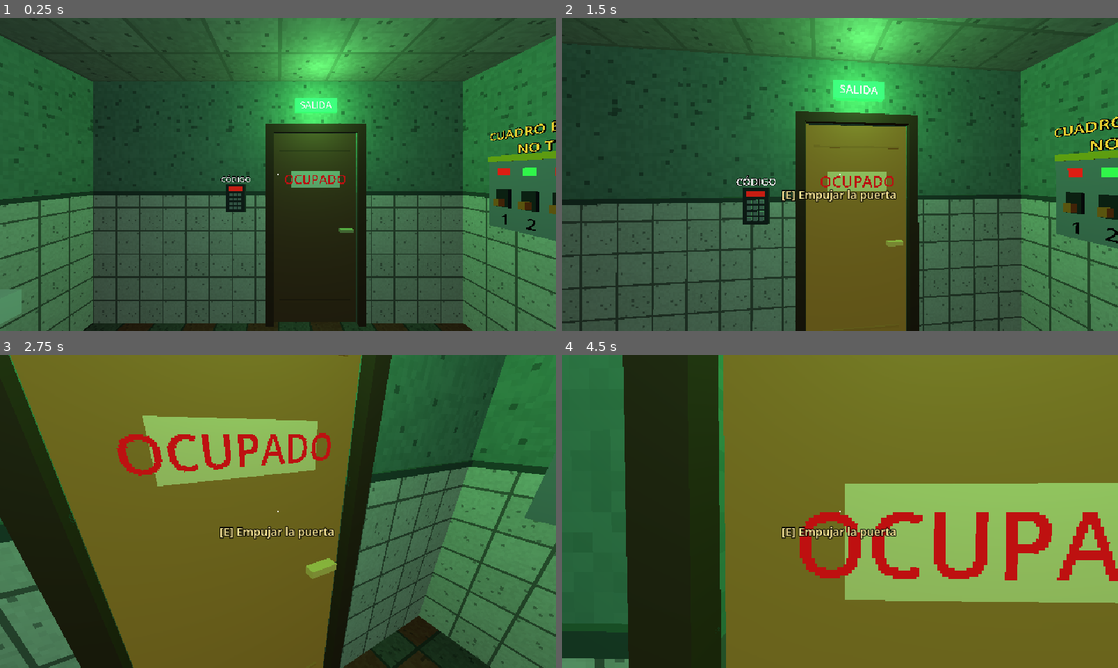
Above: before the commit, frames 1-4 (two rows, left to right).
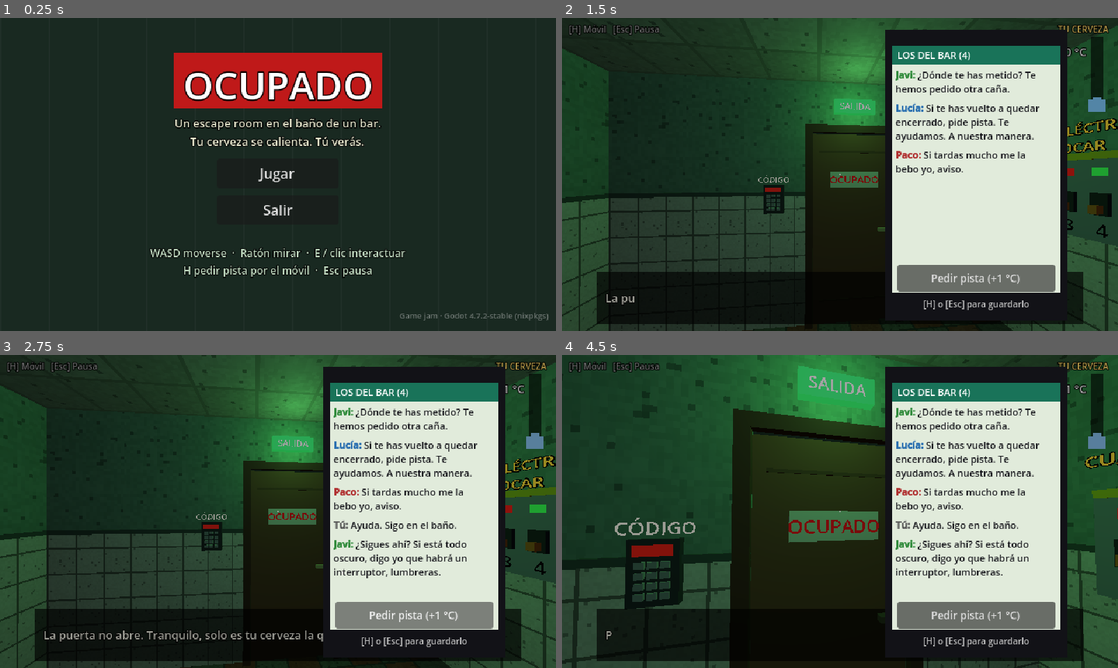
Above: after the commit, the same moments.

Repository: weleloable/ocupado
Game: Godot game, scene res://scenes/main.tscn
Two runs of this game, one before a commit and one after it. Both use one fixed random seed, a clock stepped at 60 frames per second and the inputs below.
Inputs (mouse positions are in pixels of both pictures, inside the frame that each line leads up to):
- Up to frame 1 (0.25 s): no input
- Up to frame 2 (1.5 s): click (840, 174) at 0.5 s, where only the run after the commit has a clickable "Jugar"; tap Enter at 1.25 s; move the mouse to (867, 174) at 1.27 s; hold W (move_forward) from 1.28 s (still down); hold H (hint) from 1.28 s (still down); click (867, 174) at 1.42 s
- Up to frame 3 (2.75 s): tap E (interact) at 1.55 s; release W (move_forward) at 2 s; release H (hint) at 2 s; click (417, 614) at 2 s, where only the run after the commit has a clickable "Pedir pista (+1 °C)"
- Up to frame 4 (4.5 s): move the mouse to (812, 511) at 2.77 s; hold W (move_forward) from 2.78 s (still down); tap E (interact) at 2.85, 3.8, 4.35 s; click (812, 511) at 2.92 s; tap H (hint) at 3.05 s; move the mouse to (851, 505) at 3.52 s; hold H (hint) 3.53-4.28 s; click (851, 505) at 3.67 s; tap Space at 4.25 s; move the mouse to (834, 517) at 4.27 s; click (834, 517) at 4.42 s

The runs differ from the first frame. In frame 1, 80% of the frame differs, in the area x 0-100%, y 0-100%; in frame 2, 88%; in frame 3, 93%; in frame 4, 92%.

Commit message:
Fase 3: narrador, termometro, movil con pistas, menu, pausa y victoria
Co-Authored-By: Claude Opus 5.5 <noreply@anthropic.com>

Diff:
--- a/scripts/debug/autotest.gd
+++ b/scripts/debug/autotest.gd
@@ -48,6 +48,22 @@
 	_check(GameState.mirror_done, "mirror revealed")
 	room.hot_tap.interact()
 
+	# Phone hint costs exactly 1 °C.
+	var before := GameState.get_temperature()
+	game._unhandled_input(_action_event("hint"))
+	_check(game.state == Game.UiState.PHONE and game.phone.visible, "phone opened with H")
+	game.phone.request_hint()
+	_check(GameState.hints_used == 1, "hint counted")
+	_check(GameState.get_temperature() - before > 0.99, "hint adds 1 C")
+	game._unhandled_input(_action_event("pause"))
+	_check(game.state == Game.UiState.PLAYING and not game.phone.visible, "phone closed with Esc")
+
+	# Pause and resume.
+	game._unhandled_input(_action_event("pause"))
+	_check(get_tree().paused and game.pause_menu.visible, "paused")
+	game._unhandled_input(_action_event("pause"))
+	_check(not get_tree().paused, "resumed")
+
 	# Puzzle 4: keypad, wrong code then right one.
 	room.keypad.interact()
 	_check(game.state == Game.UiState.KEYPAD, "keypad UI opened")
@@ -64,6 +80,11 @@
 	room.door.interact()
 	await _wait(2.5)
 	_check(GameState.won, "game won")
+	var has_victory := false
+	for c in game.get_children():
+		if c is VictoryScreen:
+			has_victory = true
+	_check(has_victory, "victory screen shown")
 	print("Temperatura final: %.1f, pistas: %d" % [GameState.final_temp, GameState.hints_used])
 
 	# Hints never fail, for every puzzle state.
@@ -76,6 +97,13 @@
 	get_tree().quit(0 if _ok else 1)
 
 
+func _action_event(action: String) -> InputEventAction:
+	var ev := InputEventAction.new()
+	ev.action = action
+	ev.pressed = true
+	return ev
+
+
 func _wait(seconds: float) -> void:
 	await get_tree().create_timer(seconds).timeout
 
--- a/scripts/debug/screenshots.gd
+++ b/scripts/debug/screenshots.gd
@@ -40,4 +40,38 @@
 		var path := out_dir.path_join("%s.png" % pose[3])
 		img.save_png(path)
 		print("saved ", path)
+	if "--ui" in OS.get_cmdline_user_args():
+		await _ui_shots()
 	get_tree().quit()
+
+
+func _snap(shot_name: String) -> void:
+	await get_tree().create_timer(0.4).timeout
+	await RenderingServer.frame_post_draw
+	get_viewport().get_texture().get_image().save_png(out_dir.path_join(shot_name + ".png"))
+	print("saved ", shot_name)
+
+
+func _ui_shots() -> void:
+	game.player.global_position = Vector3(0, 0.05, 0.7)
+	game.player.rotation.y = 0.0
+	game.player.camera.rotation.x = 0.0
+	GameState.controls_locked = false
+	GameState.say_text("Texto de prueba del narrador, bastante largo para ver si cabe en dos líneas sin salirse de la caja.")
+	await get_tree().create_timer(3.0).timeout
+	await _snap("ui_hud")
+	var ev := InputEventAction.new()
+	ev.action = "hint"
+	ev.pressed = true
+	game._unhandled_input(ev)
+	game.phone.request_hint()
+	game.phone.request_hint()
+	await _snap("ui_phone")
+	game.phone.close()
+	GameState.keypad_ui_requested.emit()
+	game.keypad_ui.type_code("33")
+	await _snap("ui_keypad")
+	game.keypad_ui.close()
+	GameState.win()
+	await get_tree().create_timer(1.0).timeout
+	await _snap("ui_victory")
--- a/scripts/game.gd
+++ b/scripts/game.gd
@@ -12,6 +12,8 @@
 var player: Player
 var hud: Hud
 var keypad_ui: KeypadUi
+var phone: Phone
+var pause_menu: PauseMenu
 
 
 func _ready() -> void:
@@ -37,15 +39,28 @@
 	add_child(keypad_ui)
 	keypad_ui.closed.connect(_on_overlay_closed)
 
+	phone = Phone.new()
+	phone.process_mode = Node.PROCESS_MODE_PAUSABLE
+	add_child(phone)
+	phone.closed.connect(_on_overlay_closed)
+
+	pause_menu = PauseMenu.new()
+	add_child(pause_menu)
+	pause_menu.resume_pressed.connect(_set_state.bind(UiState.PLAYING))
+	pause_menu.restart_pressed.connect(restart_requested.emit)
+	pause_menu.quit_pressed.connect(menu_requested.emit)
+
 	GameState.keypad_ui_requested.connect(_open_keypad)
 	GameState.game_won.connect(_on_won)
 	_set_state(UiState.PLAYING)
 
-	await get_tree().create_timer(0.8).timeout
-	GameState.say("start")
-	await get_tree().create_timer(9.0).timeout
-	if not GameState.lights_on:
-		GameState.say("start_hint")
+	var intro := create_tween()
+	intro.tween_interval(0.8)
+	intro.tween_callback(GameState.say.bind("start"))
+	intro.tween_interval(9.0)
+	intro.tween_callback(func() -> void:
+		if not GameState.lights_on:
+			GameState.say("start_hint"))
 
 
 func _exit_tree() -> void:
@@ -55,6 +70,7 @@
 func _set_state(new_state: UiState) -> void:
 	state = new_state
 	get_tree().paused = state == UiState.PAUSED
+	pause_menu.visible = state == UiState.PAUSED
 	GameState.controls_locked = state != UiState.PLAYING
 	if state == UiState.PLAYING:
 		Input.mouse_mode = Input.MOUSE_MODE_CAPTURED
@@ -71,6 +87,16 @@
 				_set_state(UiState.PLAYING)
 			UiState.KEYPAD:
 				keypad_ui.close()
+			UiState.PHONE:
+				phone.close()
+		get_viewport().set_input_as_handled()
+		return
+	if event.is_action_pressed("hint"):
+		if state == UiState.PLAYING:
+			phone.open()
+			_set_state(UiState.PHONE)
+		elif state == UiState.PHONE:
+			phone.close()
 		get_viewport().set_input_as_handled()
 		return
 	if state != UiState.PLAYING:
@@ -104,5 +130,11 @@
 
 
 func _on_won() -> void:
+	keypad_ui.close()
+	phone.close()
 	_set_state(UiState.WON)
 	print("VICTORIA: tiempo %s, cerveza %.1f C" % [GameState.format_time(GameState.final_time), GameState.final_temp])
+	var victory := VictoryScreen.new()
+	add_child(victory)
+	victory.replay_pressed.connect(restart_requested.emit)
+	victory.menu_pressed.connect(menu_requested.emit)
--- a/scripts/main.gd
+++ b/scripts/main.gd
@@ -1,10 +1,12 @@
 extends Node
 ## Entry point: shows the main menu or starts a game directly.
+## Debug args (after `--`): --autotest, --shots=<dir> [--lights] [--solve=1234]
 
 const Screenshots := preload("res://scripts/debug/screenshots.gd")
 const Autotest := preload("res://scripts/debug/autotest.gd")
 
 var game: Game
+var menu: MainMenu
 
 
 func _ready() -> void:
@@ -18,7 +20,12 @@
 			lights = true
 		elif arg == "--autotest":
 			autotest = true
-	_start_game()
+
+	if autotest or not shots_dir.is_empty() or GameState.skip_menu:
+		_start_game()
+	else:
+		_show_menu()
+
 	if autotest:
 		var test := Autotest.new()
 		test.game = game
@@ -33,6 +40,28 @@
 		add_child(shots)
 
 
+func _show_menu() -> void:
+	GameState.reset()
+	Input.mouse_mode = Input.MOUSE_MODE_VISIBLE
+	menu = MainMenu.new()
+	add_child(menu)
+	menu.play_pressed.connect(_on_play)
+
+
+func _on_play() -> void:
+	menu.queue_free()
+	menu = null
+	_start_game()
+
+
 func _start_game() -> void:
 	game = Game.new()
 	add_child(game)
+	game.restart_requested.connect(_reload.bind(true))
+	game.menu_requested.connect(_reload.bind(false))
+
+
+func _reload(skip_menu: bool) -> void:
+	GameState.skip_menu = skip_menu
+	get_tree().paused = false
+	get_tree().reload_current_scene.call_deferred()
--- a/scripts/puzzles/door.gd
+++ b/scripts/puzzles/door.gd
@@ -21,7 +21,7 @@
 	_sign_pivot.position = Vector3(0.45, 1.55, 0.04)
 	add_child(_sign_pivot)
 	track_mesh(Build.box(_sign_pivot, Vector3(0.52, 0.17, 0.012), Vector3.ZERO, Build.mat(Color(0.92, 0.9, 0.84))))
-	Build.label(_sign_pivot, "OCUPADO", Vector3(0, 0, 0.008), 0.0, 32, Color(0.75, 0.08, 0.08), 0.0042)
+	Build.label(_sign_pivot, "OCUPADO", Vector3(0, 0, 0.008), 0.0, 26, Color(0.75, 0.08, 0.08), 0.0042)
 	Build.label(_sign_pivot, "TIRAR", Vector3(0, 0, -0.008), PI, 34, Color(0.1, 0.3, 0.75), 0.0045)
 	GameState.keypad_solved.connect(_on_keypad_solved)
 
@@ -50,15 +50,15 @@
 	var t := create_tween()
 	t.tween_property(get_parent(), "rotation:y", deg_to_rad(-105.0), 1.3) \
 			.set_trans(Tween.TRANS_SINE).set_ease(Tween.EASE_OUT)
-	await get_tree().create_timer(1.6).timeout
-	Sfx.play("fanfare")
-	GameState.win()
+	t.tween_interval(0.3)
+	t.tween_callback(Sfx.play.bind("fanfare", 0.0, 1.0))
+	t.tween_callback(GameState.win)
 
 
 func _on_keypad_solved() -> void:
 	prompt_text = "Tirar de la puerta"
-	await get_tree().create_timer(2.5).timeout
-	Sfx.play("click")
 	var t := create_tween()
+	t.tween_interval(2.5)
+	t.tween_callback(Sfx.play.bind("click", 0.0, 1.0))
+	t.tween_callback(GameState.say.bind("sign_flip"))
 	t.tween_property(_sign_pivot, "rotation:y", PI, 0.7).set_trans(Tween.TRANS_BACK).set_ease(Tween.EASE_OUT)
-	GameState.say("sign_flip")
--- a/scripts/puzzles/hand_dryer.gd
+++ b/scripts/puzzles/hand_dryer.gd
@@ -27,10 +27,10 @@
 	_busy = true
 	Sfx.play("dryer")
 	var base := position
-	var t := create_tween().set_loops(12)
-	t.tween_property(self, "position", base + Vector3(0.004, 0, 0), 0.05)
-	t.tween_property(self, "position", base, 0.05)
+	var t := create_tween()
+	for _i in 12:
+		t.tween_property(self, "position", base + Vector3(0.004, 0, 0), 0.05)
+		t.tween_property(self, "position", base, 0.05)
+	t.tween_interval(RUN_TIME - 1.2)
+	t.tween_callback(func() -> void: _busy = false)
 	GameState.ritual_action("dryer", "dryer_idle")
-	await get_tree().create_timer(RUN_TIME).timeout
-	position = base
-	_busy = false
--- a/scripts/puzzles/keypad.gd
+++ b/scripts/puzzles/keypad.gd
@@ -14,7 +14,7 @@
 	for r in 4:
 		for c in 3:
 			add_mesh_box(Vector3(0.036, 0.03, 0.012), Vector3((c - 1) * 0.048, 0.035 - r * 0.046, 0.046), key_mat)
-	Build.label(self, "CÓDIGO", Vector3(0, 0.2, 0.02), 0.0, 20, Color(0.9, 0.9, 0.9), 0.004, 4)
+	Build.label(self, "CÓDIGO", Vector3(0, 0.2, 0.02), 0.0, 32, Color(0.95, 0.95, 0.9), 0.0025, 0)
 	add_shape(Vector3(0.26, 0.36, 0.1), Vector3(0, 0, 0.04))
 	GameState.keypad_solved.connect(_on_solved)
 
--- a/scripts/puzzles/toilet_chain.gd
+++ b/scripts/puzzles/toilet_chain.gd
@@ -30,6 +30,6 @@
 	var t := create_tween()
 	t.tween_property(_chain_root, "position:y", -0.1, 0.12)
 	t.tween_property(_chain_root, "position:y", 0.0, 0.3)
+	t.tween_interval(FLUSH_TIME - 0.42)
+	t.tween_callback(func() -> void: _busy = false)
 	GameState.ritual_action("chain", "flush_idle")
-	await get_tree().create_timer(FLUSH_TIME).timeout
-	_busy = false
--- a/scripts/ui/hud.gd
+++ b/scripts/ui/hud.gd
@@ -1,9 +1,16 @@
 class_name Hud
 extends CanvasLayer
-## Crosshair and interaction prompt.
+## Crosshair, interaction prompt, beer thermometer and narrator.
+
+const THERMO_H := 70.0
+const T_MIN := 4.0
+const T_MAX := 24.0
 
 var player: Player
 var prompt_label: Label
+var _temp_label: Label
+var _temp_fill: ColorRect
+var _bulb: ColorRect
 
 
 func _ready() -> void:
@@ -13,6 +20,20 @@
 	prompt_label = UiUtil.label(root, "", Vector2(120, 194), Vector2(400, 20), 13,
 			Color(1.0, 0.92, 0.6), HORIZONTAL_ALIGNMENT_CENTER)
 
+	# Beer thermometer (top right).
+	UiUtil.label(root, "TU CERVEZA", Vector2(530, 6), Vector2(100, 14), 10,
+			Color(1.0, 0.85, 0.4), HORIZONTAL_ALIGNMENT_RIGHT)
+	UiUtil.rect(root, Color(0, 0, 0, 0.6), Vector2(609, 22), Vector2(14, THERMO_H + 4))
+	_temp_fill = UiUtil.rect(root, Color(0.5, 0.8, 1.0), Vector2(611, 24), Vector2(10, 0))
+	_bulb = UiUtil.rect(root, Color(0.5, 0.8, 1.0), Vector2(606, 24 + THERMO_H), Vector2(20, 14))
+	_temp_label = UiUtil.label(root, "", Vector2(520, 30), Vector2(84, 16), 13,
+			Color.WHITE, HORIZONTAL_ALIGNMENT_RIGHT)
+
+	UiUtil.label(root, "[H] Móvil   [Esc] Pausa", Vector2(8, 6), Vector2(200, 14), 10,
+			Color(1, 1, 1, 0.6))
+
+	add_child(Narrator.new())
+
 
 func _process(_delta: float) -> void:
 	var text := ""
@@ -20,3 +41,15 @@
 			and is_instance_valid(player.focused):
 		text = "[E] " + player.focused.get_prompt()
 	prompt_label.text = text
+	_update_thermo(GameState.get_temperature())
+
+
+func _update_thermo(temp: float) -> void:
+	var ratio := clampf((temp - T_MIN) / (T_MAX - T_MIN), 0.04, 1.0)
+	var h := THERMO_H * ratio
+	_temp_fill.position.y = 24 + THERMO_H - h
+	_temp_fill.size.y = h
+	var c := Color(0.5, 0.8, 1.0).lerp(Color(1.0, 0.25, 0.1), clampf((temp - T_MIN) / 16.0, 0.0, 1.0))
+	_temp_fill.color = c
+	_bulb.color = c
+	_temp_label.text = "%.1f °C" % temp
--- a/scripts/ui/keypad_ui.gd
+++ b/scripts/ui/keypad_ui.gd
@@ -86,17 +86,23 @@
 		_display.label_settings.font_color = Color(0.3, 1.0, 0.4)
 		Sfx.play("success")
 		GameState.solve_keypad()
-		await get_tree().create_timer(1.2).timeout
-		close()
+		var t := create_tween()
+		t.tween_interval(1.2)
+		t.tween_callback(close)
 	else:
 		_display.text = "ERROR"
 		_display.label_settings.font_color = Color(1.0, 0.25, 0.2)
 		Sfx.play("error")
 		GameState.say("keypad_wrong")
-		await get_tree().create_timer(0.8).timeout
-		_entered = ""
-		_locked = false
-		_refresh()
+		var t := create_tween()
+		t.tween_interval(0.8)
+		t.tween_callback(_reset_entry)
+
+
+func _reset_entry() -> void:
+	_entered = ""
+	_locked = false
+	_refresh()
 
 
 func _refresh() -> void:
--- /dev/null
+++ b/scripts/ui/main_menu.gd
@@ -0,0 +1,29 @@
+class_name MainMenu
+extends CanvasLayer
+## Title screen.
+
+signal play_pressed
+
+
+func _ready() -> void:
+	var root := UiUtil.full_rect_control(self)
+	var bg := UiUtil.rect(root, Color(0.1, 0.16, 0.13), Vector2.ZERO, UiUtil.VIEW)
+	bg.mouse_filter = Control.MOUSE_FILTER_STOP
+	# Tile stripes for flavour.
+	for i in 12:
+		UiUtil.rect(root, Color(1, 1, 1, 0.03), Vector2(i * 56, 0), Vector2(2, 360))
+	UiUtil.rect(root, Color(0.75, 0.1, 0.1), Vector2(200, 40), Vector2(240, 64))
+	UiUtil.label(root, "OCUPADO", Vector2(200, 46), Vector2(240, 52), 44, Color.WHITE, HORIZONTAL_ALIGNMENT_CENTER, 6)
+	UiUtil.label(root, "Un escape room en el baño de un bar.\nTu cerveza se calienta. Tú verás.",
+			Vector2(0, 112), Vector2(640, 36), 13, Color(0.9, 0.9, 0.8), HORIZONTAL_ALIGNMENT_CENTER)
+
+	var play := UiUtil.button(root, "Jugar", Vector2(250, 162), Vector2(140, 34), 16)
+	play.pressed.connect(play_pressed.emit)
+	var quit := UiUtil.button(root, "Salir", Vector2(250, 204), Vector2(140, 34), 16)
+	quit.pressed.connect(func() -> void: get_tree().quit())
+
+	UiUtil.label(root,
+			"WASD moverse  ·  Ratón mirar  ·  E / clic interactuar\nH pedir pista por el móvil  ·  Esc pausa",
+			Vector2(0, 262), Vector2(640, 36), 12, Color(0.75, 0.85, 0.75), HORIZONTAL_ALIGNMENT_CENTER)
+	UiUtil.label(root, "Game jam · Godot " + Engine.get_version_info()["string"], Vector2(0, 336),
+			Vector2(632, 16), 9, Color(1, 1, 1, 0.35), HORIZONTAL_ALIGNMENT_RIGHT, 0)
--- /dev/null
+++ b/scripts/ui/narrator.gd
@@ -0,0 +1,64 @@
+class_name Narrator
+extends Control
+## Sarcastic narrator: bottom-of-screen text with typewriter effect and a message queue.
+
+const CHARS_PER_SECOND := 45.0
+const MAX_QUEUE := 3
+
+var _queue: Array[String] = []
+var _label: Label
+var _current: String = ""
+var _chars: float = 0.0
+var _hold: float = 0.0
+var _blip_counter: int = 0
+
+
+func _ready() -> void:
+	mouse_filter = Control.MOUSE_FILTER_IGNORE
+	position = Vector2(40, 292)
+	size = Vector2(560, 60)
+	UiUtil.rect(self, Color(0, 0, 0, 0.65), Vector2.ZERO, size)
+	_label = UiUtil.label(self, "", Vector2(10, 4), Vector2(540, 52), 13, Color(0.95, 0.95, 0.9))
+	_label.autowrap_mode = TextServer.AUTOWRAP_WORD_SMART
+	_label.vertical_alignment = VERTICAL_ALIGNMENT_CENTER
+	_label.visible_characters_behavior = TextServer.VC_CHARS_AFTER_SHAPING
+	visible = false
+	GameState.narration_requested.connect(push)
+
+
+func push(text: String) -> void:
+	if text.is_empty() or text == _current or _queue.has(text):
+		return
+	if _queue.size() >= MAX_QUEUE:
+		_queue.pop_front()
+	_queue.append(text)
+
+
+func _process(delta: float) -> void:
+	if _current.is_empty():
+		if _queue.is_empty():
+			visible = false
+			return
+		_current = _queue.pop_front()
+		_label.text = _current
+		_label.visible_characters = 0
+		_chars = 0.0
+		_hold = 2.0 + _current.length() * 0.035
+		visible = true
+		return
+	var total := _current.length()
+	if _chars < total:
+		var before := int(_chars)
+		_chars = minf(float(total), _chars + CHARS_PER_SECOND * delta)
+		var now := int(_chars)
+		if now != before:
+			_label.visible_characters = now
+			_blip_counter += now - before
+			if _blip_counter >= 3:
+				_blip_counter = 0
+				Sfx.play("type", -16.0)
+	else:
+		# Move on faster when more messages are waiting.
+		_hold -= delta * (2.5 if not _queue.is_empty() else 1.0)
+		if _hold <= 0.0:
+			_current = ""
--- /dev/null
+++ b/scripts/ui/pause_menu.gd
@@ -0,0 +1,22 @@
+class_name PauseMenu
+extends CanvasLayer
+## Pause overlay. Runs while the tree is paused.
+
+signal resume_pressed
+signal restart_pressed
+signal quit_pressed
+
+
+func _ready() -> void:
+	layer = 10
+	process_mode = Node.PROCESS_MODE_ALWAYS
+	visible = false
+	var root := UiUtil.full_rect_control(self)
+	var dim := UiUtil.rect(root, Color(0, 0, 0, 0.7), Vector2.ZERO, UiUtil.VIEW)
+	dim.mouse_filter = Control.MOUSE_FILTER_STOP
+	UiUtil.label(root, "PAUSA", Vector2(0, 70), Vector2(640, 40), 32, Color(1.0, 0.85, 0.4), HORIZONTAL_ALIGNMENT_CENTER)
+	UiUtil.label(root, "La cerveza también se ha pausado. Por respeto.", Vector2(0, 112), Vector2(640, 16), 12,
+			Color(0.8, 0.8, 0.8), HORIZONTAL_ALIGNMENT_CENTER)
+	UiUtil.button(root, "Continuar", Vector2(240, 150), Vector2(160, 32)).pressed.connect(resume_pressed.emit)
+	UiUtil.button(root, "Reiniciar", Vector2(240, 192), Vector2(160, 32)).pressed.connect(restart_pressed.emit)
+	UiUtil.button(root, "Salir al menú", Vector2(240, 234), Vector2(160, 32)).pressed.connect(quit_pressed.emit)
--- /dev/null
+++ b/scripts/ui/phone.gd
@@ -0,0 +1,85 @@
+class_name Phone
+extends CanvasLayer
+## Mobile phone overlay with the friends' group chat. Each hint costs 1 °C.
+
+signal closed
+
+var _messages: VBoxContainer
+var _scroll: ScrollContainer
+
+const FRIEND_COLORS := {
+	"Paco": "#b03030", "Lucía": "#2a6fb0", "Javi": "#2f8a3a", "Marta": "#9a4fb0", "Tú": "#555555",
+}
+
+
+func _ready() -> void:
+	layer = 5
+	visible = false
+	var root := UiUtil.full_rect_control(self)
+	UiUtil.rect(root, Color(0, 0, 0, 0.35), Vector2.ZERO, UiUtil.VIEW)
+	var body := UiUtil.rect(root, Color(0.07, 0.07, 0.09), Vector2(372, 14), Vector2(210, 334))
+	body.mouse_filter = Control.MOUSE_FILTER_STOP
+	var screen := UiUtil.rect(body, Color(0.88, 0.92, 0.86), Vector2(8, 18), Vector2(194, 284))
+	UiUtil.rect(screen, Color(0.1, 0.45, 0.35), Vector2.ZERO, Vector2(194, 22))
+	UiUtil.label(screen, "LOS DEL BAR (4)", Vector2(6, 3), Vector2(182, 16), 11, Color.WHITE, HORIZONTAL_ALIGNMENT_LEFT, 0)
+
+	_scroll = ScrollContainer.new()
+	_scroll.position = Vector2(4, 26)
+	_scroll.size = Vector2(186, 220)
+	_scroll.horizontal_scroll_mode = ScrollContainer.SCROLL_MODE_DISABLED
+	screen.add_child(_scroll)
+	_messages = VBoxContainer.new()
+	_messages.custom_minimum_size = Vector2(176, 0)
+	_messages.add_theme_constant_override("separation", 6)
+	_scroll.add_child(_messages)
+
+	var hint_button := UiUtil.button(screen, "Pedir pista (+1 °C)", Vector2(6, 252), Vector2(182, 26), 12)
+	hint_button.pressed.connect(request_hint)
+	UiUtil.label(body, "[H] o [Esc] para guardarlo", Vector2(0, 308), Vector2(210, 14), 10,
+			Color(0.75, 0.75, 0.75), HORIZONTAL_ALIGNMENT_CENTER, 0)
+
+	_add_message("Javi", "¿Dónde te has metido? Te hemos pedido otra caña.")
+	_add_message("Lucía", "Si te has vuelto a quedar encerrado, pide pista. Te ayudamos. A nuestra manera.")
+	_add_message("Paco", "Si tardas mucho me la bebo yo, aviso.")
+
+
+func open() -> void:
+	visible = true
+	_scroll_to_bottom()
+
+
+func close() -> void:
+	if not visible:
+		return
+	visible = false
+	closed.emit()
+
+
+func request_hint() -> void:
+	_add_message("Tú", "Ayuda. Sigo en el baño.")
+	var hint := GameState.request_hint()
+	_add_message(str(hint["friend"]), str(hint["text"]))
+	Sfx.play("phone")
+	GameState.say("hint_used")
+
+
+func _add_message(friend: String, text: String) -> void:
+	var rtl := RichTextLabel.new()
+	rtl.bbcode_enabled = true
+	rtl.fit_content = true
+	rtl.scroll_active = false
+	rtl.custom_minimum_size = Vector2(176, 0)
+	rtl.mouse_filter = Control.MOUSE_FILTER_IGNORE
+	rtl.add_theme_color_override("default_color", Color(0.1, 0.1, 0.12))
+	rtl.add_theme_font_size_override("normal_font_size", 11)
+	rtl.add_theme_font_size_override("bold_font_size", 11)
+	var color: String = FRIEND_COLORS.get(friend, "#333333")
+	rtl.text = "[b][color=%s]%s:[/color][/b] %s" % [color, friend, text]
+	_messages.add_child(rtl)
+	_scroll_to_bottom()
+
+
+func _scroll_to_bottom() -> void:
+	var t := create_tween()
+	t.tween_interval(0.05)
+	t.tween_callback(func() -> void: _scroll.scroll_vertical = int(_scroll.get_v_scroll_bar().max_value))
--- /dev/null
+++ b/scripts/ui/victory_screen.gd
@@ -0,0 +1,31 @@
+class_name VictoryScreen
+extends CanvasLayer
+## End screen: time, beer temperature and verdict.
+
+signal replay_pressed
+signal menu_pressed
+
+
+func _ready() -> void:
+	layer = 20
+	process_mode = Node.PROCESS_MODE_ALWAYS
+	var root := UiUtil.full_rect_control(self)
+	var bg := UiUtil.rect(root, Color(0.12, 0.07, 0.03, 0.0), Vector2.ZERO, UiUtil.VIEW)
+	bg.mouse_filter = Control.MOUSE_FILTER_STOP
+	create_tween().tween_property(bg, "color:a", 0.92, 0.8)
+
+	var temp := GameState.final_temp
+	UiUtil.label(root, "¡LIBRE!", Vector2(0, 30), Vector2(640, 50), 40, Color(1.0, 0.8, 0.3), HORIZONTAL_ALIGNMENT_CENTER, 6)
+	UiUtil.label(root, "Has escapado del baño. Tu cerveza te esperaba.", Vector2(0, 84), Vector2(640, 18), 13,
+			Color(0.9, 0.9, 0.85), HORIZONTAL_ALIGNMENT_CENTER)
+	UiUtil.label(root, "Tiempo: %s" % GameState.format_time(GameState.final_time), Vector2(0, 122),
+			Vector2(640, 20), 16, Color.WHITE, HORIZONTAL_ALIGNMENT_CENTER)
+	UiUtil.label(root, "Temperatura de la cerveza: %.1f °C" % temp, Vector2(0, 146), Vector2(640, 20), 16,
+			Color.WHITE, HORIZONTAL_ALIGNMENT_CENTER)
+	UiUtil.label(root, "Pistas pedidas: %d" % GameState.hints_used, Vector2(0, 170), Vector2(640, 18), 12,
+			Color(0.8, 0.8, 0.8), HORIZONTAL_ALIGNMENT_CENTER)
+	UiUtil.label(root, "\"%s\"" % GameState.verdict(temp), Vector2(20, 200), Vector2(600, 24), 17,
+			Color(1.0, 0.85, 0.4), HORIZONTAL_ALIGNMENT_CENTER)
+
+	UiUtil.button(root, "Volver a jugar", Vector2(240, 250), Vector2(160, 32)).pressed.connect(replay_pressed.emit)
+	UiUtil.button(root, "Menú principal", Vector2(240, 292), Vector2(160, 32)).pressed.connect(menu_pressed.emit)
Not shown, added: scripts/ui/main_menu.gd.uid
Not shown, added: scripts/ui/narrator.gd.uid
Not shown, added: scripts/ui/pause_menu.gd.uid
Not shown, added: scripts/ui/phone.gd.uid
Not shown, added: scripts/ui/victory_screen.gd.uid
